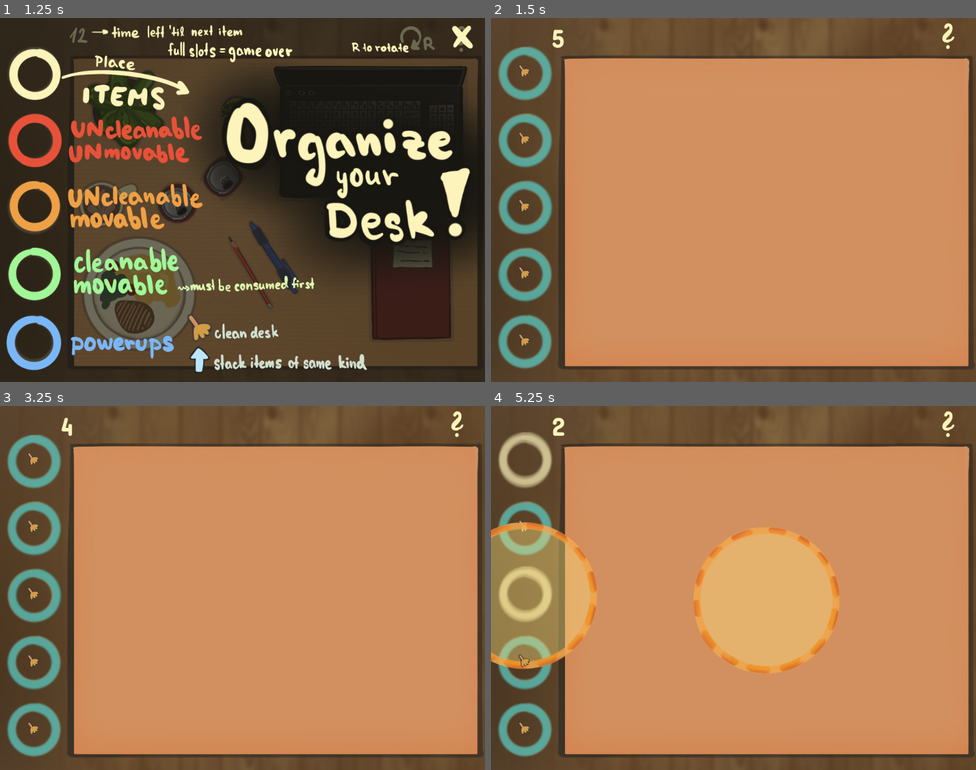
Above: before the commit, frames 1-4 (two rows, left to right).
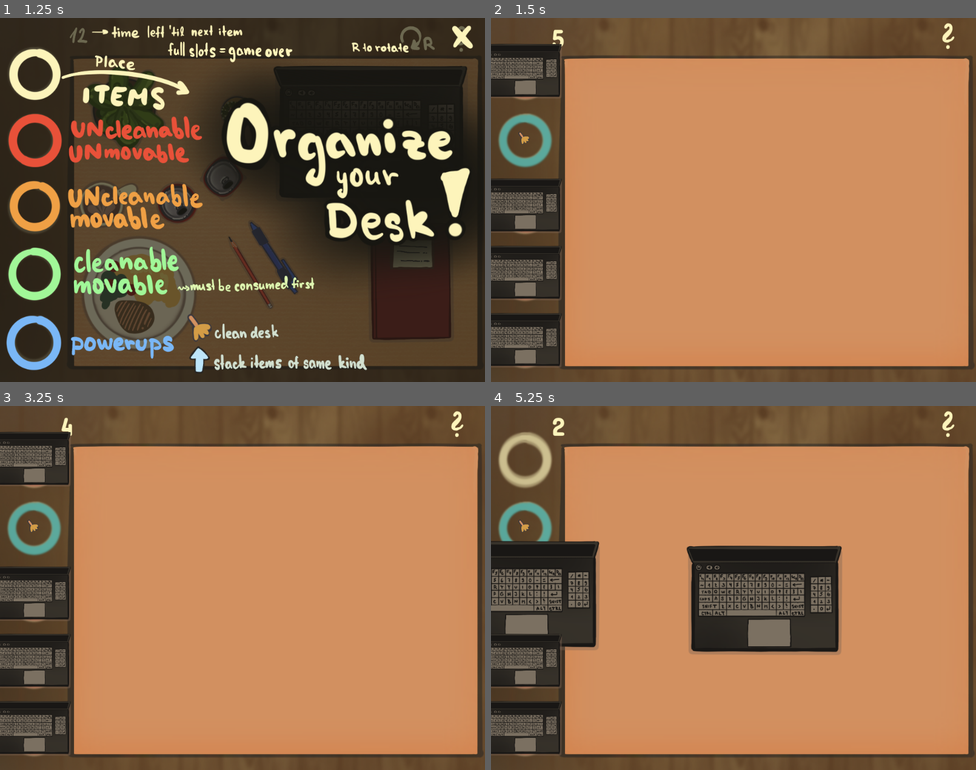
Above: after the commit, the same moments.

Repository: Nekaque/GJTraining
Game: Godot game, scene res://scenes/menu.tscn
The game is run twice, just before and just after one commit, with the same random seed, the same clock (stepped at 60 frames per second) and the same inputs.
Inputs (mouse positions are in pixels of both pictures, inside the frame that each line leads up to):
- Up to frame 1 (1.25 s): click (242, 167) at 0.5 s
- Up to frame 2 (1.5 s): click (951, 36) at 1.25 s
- Up to frame 3 (3.25 s): click (460, 424) at 2 s; click (460, 424) at 2.75 s
- Up to frame 4 (5.25 s): tap Enter at 3.5 s; drag from (524, 460) to (767, 598) at 3.52 s; drag from (524, 529) to (767, 598) at 4.27 s; move the mouse to (524, 595) at 5.02 s; press the mouse at (524, 595) at 5.03 s

Frame 1 is identical in both runs. In frame 2, 8.0% of the frame differs, in the area x 0-15%, y 7-97%; in frame 3, 8.0%; in frame 4, 22%, in the area x 0-73%, y 31-97%.

Commit message:
cleanup resized

Diff:
--- a/scripts/main.gd
+++ b/scripts/main.gd
@@ -9,7 +9,7 @@
 var time
 var scale
 var random = RandomNumberGenerator.new()
-var probs = [0, 0, 0, 0, 0, 0, 0, 0 ,0, 1, 1, 1,1, 100]
+var probs = [0, 0, 0, 0, 100, 0, 0, 0 ,0, 1, 1, 1,1, 100]
 var shake = false
 var holding = load("res://assets/buttons/hand_holding.png")
 var default = load("res://assets/buttons/hand_default.png")
Binary file changed: assets/cleanup.png
